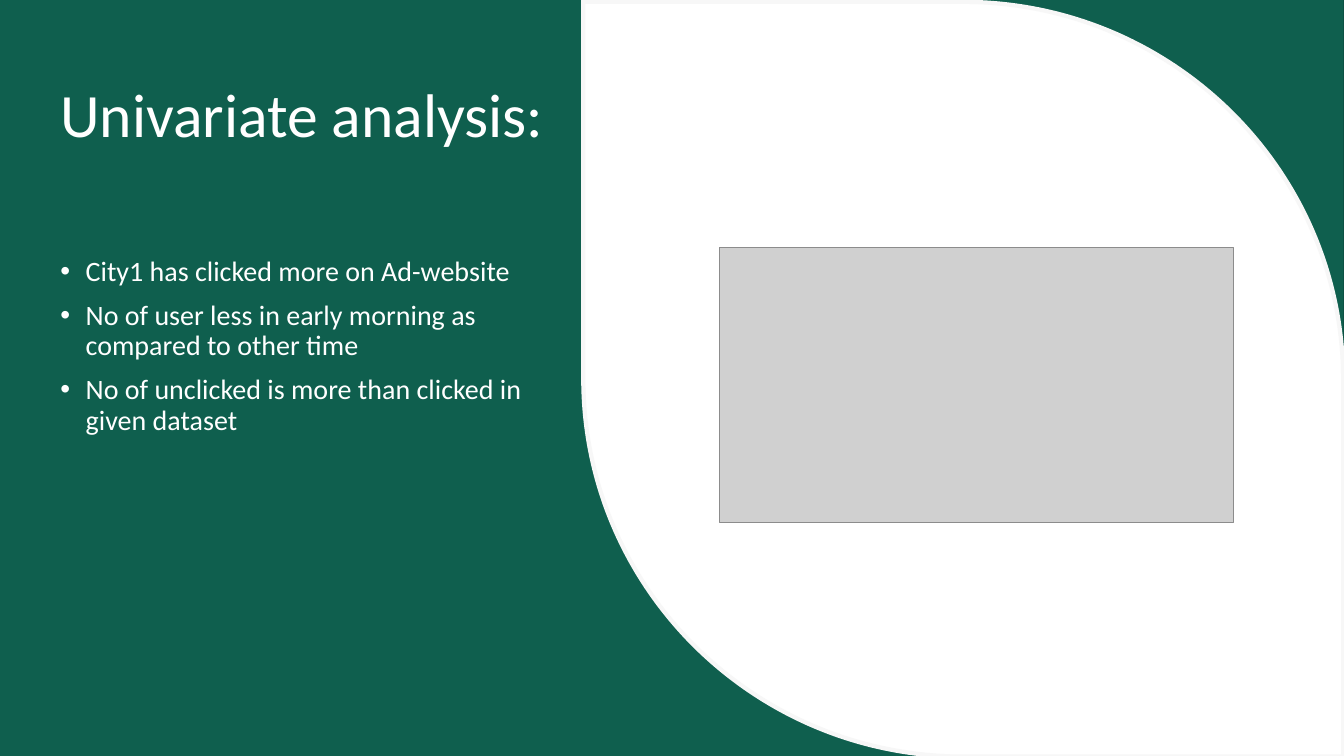
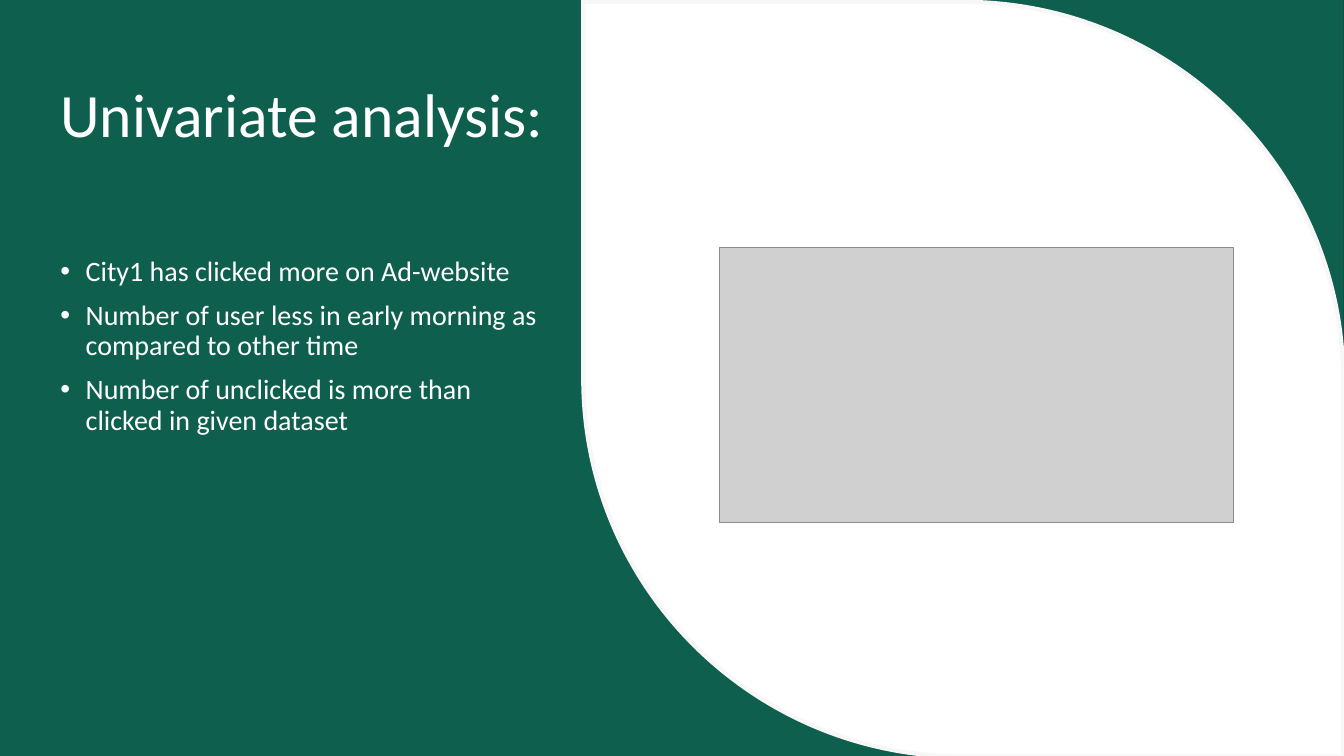
Before and after one commit to rahkum96/Supervised-Mchine-Learning, a slide deck: slide 4 of Ad-Clicked Web-Dataset/Ad-Clicking.pptx. Drawn at 1344x756 pixels with LibreOffice and Linux fonts; fonts in the diff are those of the drawing; grey boxes stand for pictures; background and template pictures are left out. Boxes give left, top, right and bottom in pixels: in the first picture for what was removed or moved away, otherwise in the second. Text is boxed around its words. In the diff, an @@ line names an element or a change of style, - is before the commit and + after.

```diff
--- a/Ad-Clicked Web-Dataset/Ad-Clicking.pptx
+++ b/Ad-Clicked Web-Dataset/Ad-Clicking.pptx
@@ text at [86,305,536,435]: text changed @@
-• No of user less in early morning as compared to other time
-• No of unclicked is more than clicked in given dataset
+• Number of user less in early morning as compared to other time
+• Number of unclicked is more than clicked in given dataset
```
Also in this commit, not shown: 2 other slides changed, 1 slide added.
